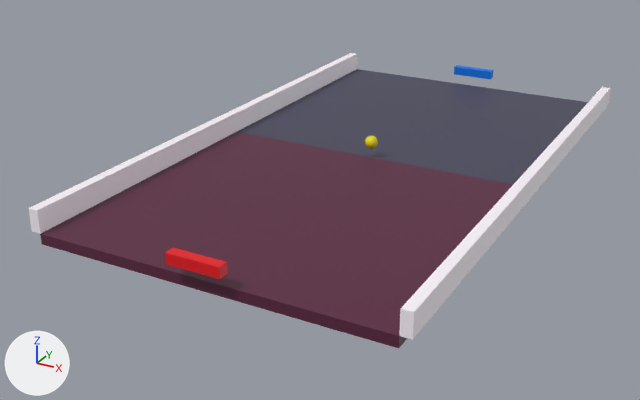
Two versions of the Blender file graphics/pong3p.blend, one commit apart.
Before and after are seen from a 50 mm camera at (11.09, -23.45, 9.89) aimed at (-1.08, -1.31, -1.18). Arrows for +X, +Y and +Z are at lower left; the lights stay in place.

The first picture shows 'boundary1', 'boundary1.001', 'court1', 'court2', 'paddle1', 'paddle2'.
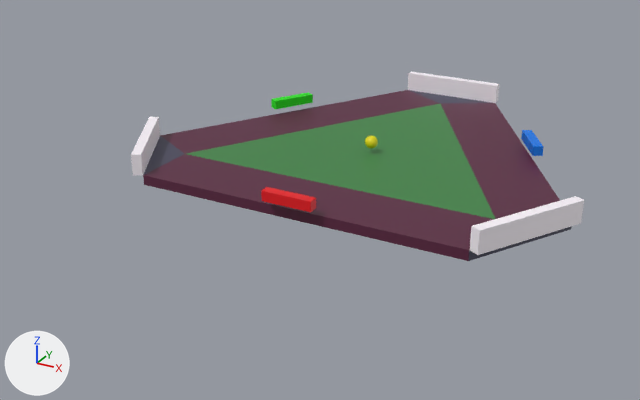
Commit message: added 4 player court

Boxes (x1, y1, x2, y2) around the edits, measured in the pictures (640 x 400 px):
'court2', deleted
    before: (40, 132, 513, 348)
'court', added
    after: (143, 90, 572, 261)
'court1', deleted
    before: (237, 69, 588, 184)
'boundary1', reshaped, moved, turned, rescaled
    before: (399, 87, 611, 340)
    after: (470, 196, 584, 255)
'boundary1.001', deleted
    before: (28, 53, 357, 234)
'paddle1', moved
    before: (165, 247, 228, 279)
    after: (261, 187, 316, 212)
'boundary3', added
    after: (408, 71, 499, 103)
'boundary2', added
    after: (131, 117, 160, 175)
'paddle2', moved, turned
    before: (454, 65, 493, 79)
    after: (521, 130, 544, 156)
'paddle3', added (green)
    after: (271, 93, 313, 109)
part 1 of me_cube_002, added
    after: (470, 196, 584, 255)
part 2 of me_cube_002, deleted
    before: (399, 87, 611, 340)

The change, as a diff of the scene's bpy script:
```diff
--- a/graphics/pong3p.blend.py
+++ b/graphics/pong3p.blend.py
@@ me_cube_002 @@
 # used by ob_boundary1; location = (5.15, 0.0, 0.325); scale = (0.15, 9.0, 0.325)
-me_cube_002.from_pydata(...)  # 8 vertices, 6 faces; spans x -1.0..1.0, y -1.0..1.0, z -1.0..1.0
+me_cube_002.from_pydata(...)  # 24 vertices, 12 faces; spans x -5.3..-5.0, y -9.0..9.0, z 0.0..0.65
+# me_cube_002 part 1: 24 vertices added at x -5.3..-5.0, y -9.0..9.0, z 0.0..0.65
+# me_cube_002 part 2: 8 vertices removed from x -1.0..1.0, y -1.0..1.0, z -1.0..1.0
 me_cube_002.materials.append(mat_boundary)
@@ ob_paddle2 @@
 ob_paddle2 = bpy.data.objects.new('paddle2', me_cube)
-ob_paddle2.location = (0.02, 9.15, 0.5)
+ob_paddle2.location = (4.38, 2.34, 0.5)
+ob_paddle2.rotation_euler = (0.0, 0.0, 2.094)  # degrees (0, 0, 120)
 ob_paddle2.scale = (0.75, 0.15, 0.15)
@@ ob_court2 @@
-ob_court2 = bpy.data.objects.new('court2', me_plane)
@@ ob_paddle1 @@
 ob_paddle1 = bpy.data.objects.new('paddle1', me_cube_001)
-ob_paddle1.location = (0.02, -9.15, 0.5)
+ob_paddle1.location = (0.02, -5.04, 0.5)
 ob_paddle1.scale = (0.75, 0.15, 0.15)
@@ ob_boundary1 @@
 ob_boundary1 = bpy.data.objects.new('boundary1', me_cube_002)
-ob_boundary1.location = (5.15, 0.0, 0.325)
-ob_boundary1.scale = (0.15, 9.0, 0.325)
+ob_boundary1.parent = ob_court
+ob_boundary1.location = (1.545, -0.893, 0.15)
+ob_boundary1.rotation_euler = (0.0, 0.0, 2.618)  # degrees (0, 0, 150)
+ob_boundary1.scale = (1.0, 0.192, 1.0)
@@ ob_boundary1_001 @@
-ob_boundary1_001 = bpy.data.objects.new('boundary1.001', me_cube_003)
@@ ob_court1 @@
-ob_court1 = bpy.data.objects.new('court1', me_plane_001)
@@ ob_court @@
+ob_court = bpy.data.objects.new('court', me_court3)  # 51 vertices, 26 faces; spans x -6.73..6.73, y -4.89..6.77, z -0.15..0.15; in mat_court2 (dark red #5a223f), mat_court3 (green #3f8445), mat_court1 (dark blue #45445a)
+ob_court.location = (0.0, 0.0, 0.0)
@@ ob_paddle3 @@
+ob_paddle3 = bpy.data.objects.new('paddle3', me_cube_009)  # 24 vertices, 12 faces; spans x -1.0..1.0, y -1.0..1.0, z -1.0..1.0; in mat_paddle3 (green #1be700)
+ob_paddle3.location = (-4.3, 2.5, 0.5)
+ob_paddle3.rotation_euler = (0.0, 0.0, -2.094)  # degrees (0, 0, -120)
+ob_paddle3.scale = (0.75, 0.15, 0.15)
@@ ob_boundary3 @@
+ob_boundary3 = bpy.data.objects.new('boundary3', me_cube_008)  # 24 vertices, 12 faces; spans x -5.3..-5.0, y -9.0..9.0, z 0.0..0.6; in mat_boundary_004 (white #fff8ff)
+ob_boundary3.parent = ob_court
+ob_boundary3.location = (0.00338, 12.08, 0.15)
+ob_boundary3.rotation_euler = (0.0, 0.0, 1.571)  # degrees (0, 0, 90)
+ob_boundary3.scale = (1.0, 0.192, 1.0)
@@ ob_boundary2 @@
+ob_boundary2 = bpy.data.objects.new('boundary2', me_cube_007)  # 24 vertices, 12 faces; spans x -5.3..-5.0, y -9.0..9.0, z 0.0..0.6; in mat_boundary_001 (white #fff8ff)
+ob_boundary2.parent = ob_court
+ob_boundary2.location = (-1.536, -0.9, 0.15)
+ob_boundary2.rotation_euler = (0.0, 0.0, 0.524)  # degrees (0, 0, 30)
+ob_boundary2.scale = (1.0, 0.192, 1.0)
```
